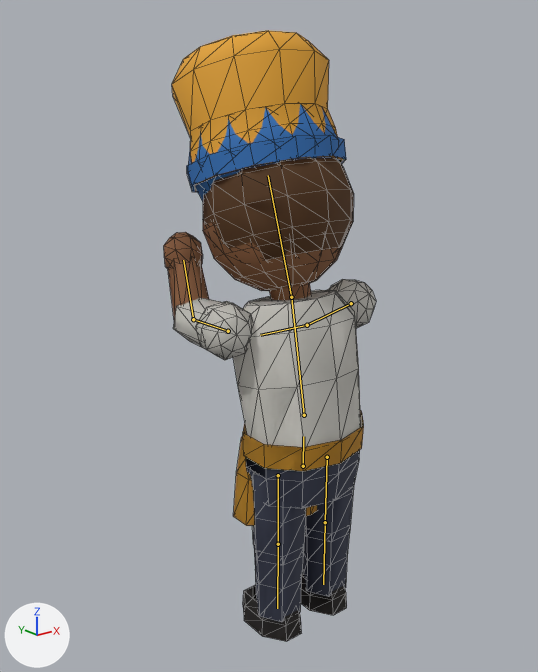
The glTF model godot/assets/models/characters/cook/cook.glb: old version first, new version second.
Both versions are drawn from a camera (50 mm lens) standing at (-1.46, -1.645, 1.693) and looking at (0.016, 0.2, 0.956). Lighting does not change. The marker at lower left points along +X, +Y and +Z. The picture after the commit comes second. Both versions are drawn at frame 2 of the action 'Cut'; the numbers are the values there. The bones that change, and the others that lie on the model, are drawn over the model as lines. Mesh edges are drawn as thin lines.

The first picture shows 'cook_body_j2', 'cook_hat_j1', 'cook_hat_j2'.
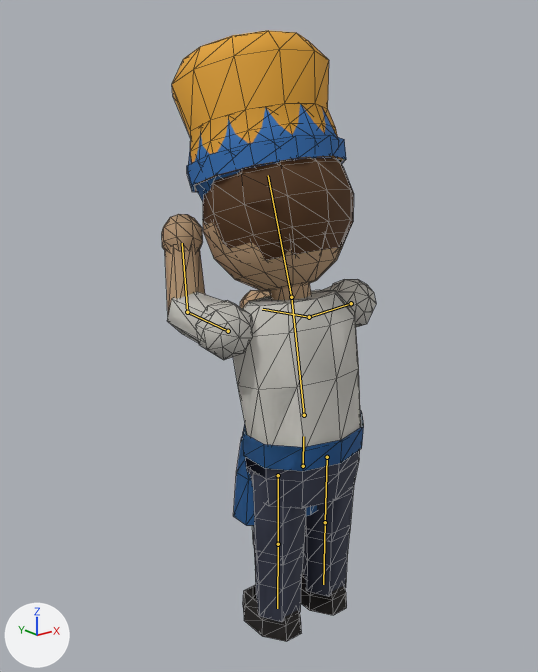
What differs and where, as boxes [x1, y1, x2, y2] in the pictures (538 x 672 px):
'cook_body_j2', posed
    before: [164, 158, 376, 642]
    after: [162, 158, 376, 642]
bone 'upper_arm.L', root to tip
    before: (351, 303) to (307, 325)
    after: (351, 303) to (309, 317)
bone 'forearm.L', root to tip
    before: (307, 325) to (260, 335)
    after: (309, 317) to (262, 309)
bone 'upper_arm.R', root to tip
    before: (228, 331) to (193, 319)
    after: (228, 331) to (187, 312)
bone 'forearm.R', root to tip
    before: (193, 319) to (183, 260)
    after: (187, 312) to (182, 243)

The edits, one by one:
Bone 'upper_arm.L' (bone_upper_arm_l) turns from (70, -14, 0) to (76, -8, 0) degrees about its own x, y and z.
Bone 'forearm.L' (bone_forearm_l) turns from (12, 0, 0) to (22, 0, 0) degrees about its own x, y and z.
Bone 'upper_arm.R' (bone_upper_arm_r) turns from (95, 14, 0) to (102, 8, 0) degrees about its own x, y and z.
Bone 'forearm.R' (bone_forearm_r) turns from (51, 0, 0) to (61, 0, 0) degrees about its own x, y and z.
